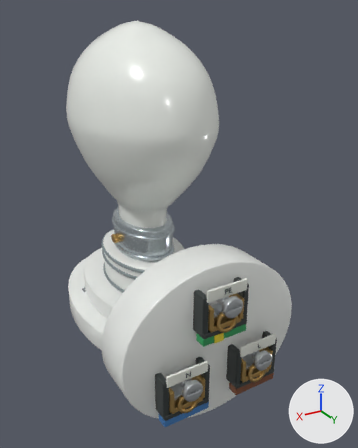
Renders of the glTF model lab/public/models/lamp_bulb.glb from each side of a commit.
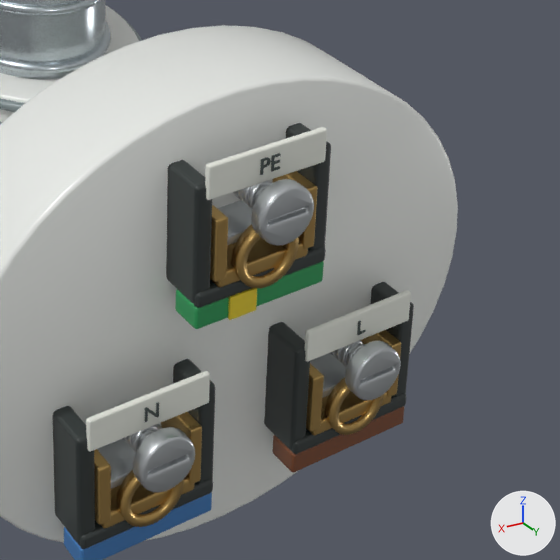
Old and new are each drawn whole from a 50 mm lens placed at (0.614, 1.236, 1.001), pointed at (-0.057, 0.119, 0.443) and again close up on the part from 38% to 91% of the width and 53% to 95% of the height. Arrows for +X, +Y and +Z are at lower right; the lights stay in place. The last two pictures show the newer version. Where no turn or scale is listed for an object, it has been applied to the vertices. Vertices at exactly the same position are counted once.

Objects in the first close-up: 'Moulded terminal legend pad', 'Moulded terminal legend pad.001', 'Moulded terminal legend pad.002', 'detail:terminal-clamp:L · Detail moulded engineering polymer', 'detail:terminal-clamp:N · Detail machined brass', 'detail:terminal-clamp:N · Detail moulded engineering polymer', 'detail:terminal-clamp:N · Detail zinc plated fixing', 'detail:terminal-clamp:PE · Detail machined brass', 'detail:terminal-clamp:PE · Detail moulded engineering polymer', 'detail:terminal-clamp:PE · Detail zinc plated fixing', 'mark:N', 'mark:PE', 'part:pins · Brushed nickel fixings', 'part:terminals · Satin moulded white plastic' and 9 more.
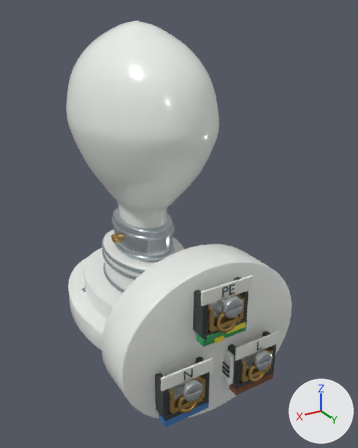
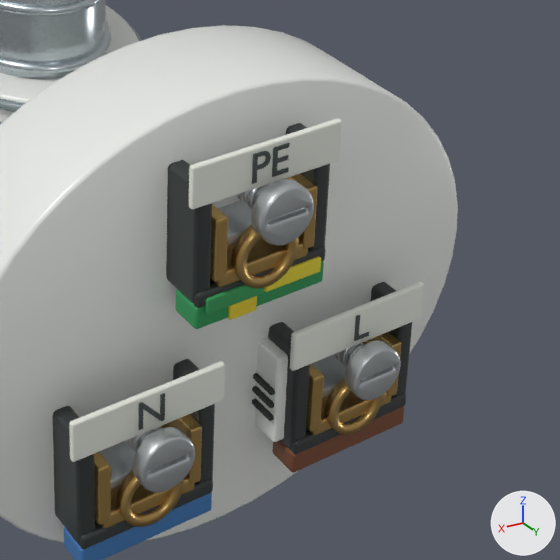
Pixel boxes (x1, y1, x2, y2) of what changed, in the close-ups (560 x 560 px; the box of a moved part takes in the faces that stretch with it):
'Moulded terminal legend pad.002', reshaped (25% wider, 24% taller): before (205, 127, 327, 200); after (189, 118, 342, 209)
'Moulded terminal legend pad.001', reshaped (26% wider, 24% taller): before (86, 371, 210, 452); after (69, 361, 225, 462)
'Moulded terminal legend pad', reshaped (25% wider, 23% taller): before (304, 290, 411, 362); after (290, 282, 424, 371)
'Insulating alignment cheek', added: after (255, 338, 288, 442)
'Protective identification band', added (green): after (203, 284, 264, 314)
'Protective identification band.001', added (yellow): after (264, 257, 321, 292)
'Installation details · Cable-entry elastomer', added: after (252, 373, 275, 421)
part 1 of me_cube_039, moved or reshaped: before (407, 290, 411, 319); after (420, 282, 424, 318)
part 2 of me_cube_039, moved or reshaped: before (305, 295, 410, 362); after (290, 287, 423, 371)
part 3 of me_cube_039, moved or reshaped: before (304, 290, 410, 361); after (290, 282, 423, 370)
part 4 of me_moulded_marking_002, moved or reshaped: before (145, 402, 159, 422); after (139, 393, 165, 430)
part 5 of me_cube_040, moved or reshaped: before (207, 371, 210, 402); after (221, 361, 225, 399)
part 6 of me_cube_040, moved or reshaped: before (88, 376, 209, 452); after (71, 367, 224, 462)
part 7 of me_cube_040, moved or reshaped: before (86, 371, 209, 451); after (69, 361, 224, 461)
part 8 of me_moulded_marking_003, moved or reshaped: before (260, 153, 281, 175); after (252, 143, 290, 184)
part 9 of me_cube_041, moved or reshaped: before (324, 127, 327, 161); after (338, 118, 342, 159)
part 10 of me_cube_041, moved or reshaped: before (206, 132, 326, 200); after (189, 123, 341, 209)
part 11 of me_cube_041, moved or reshaped: before (205, 127, 326, 199); after (189, 118, 341, 208)

Patch to the scene script:
```diff
--- a/lab/public/models/lamp_bulb.glb.py
+++ b/lab/public/models/lamp_bulb.glb.py
@@ me_cube_039 @@
-me_cube_039.from_pydata(...)  # 96 vertices, 188 faces; spans x -0.0575..0.0575, y -0.003..0.003, z -0.0155..0.0155
+me_cube_039.from_pydata(...)  # 96 vertices, 188 faces; spans x -0.0725..0.0725, y -0.003..0.003, z -0.019..0.019
+# me_cube_039 part 1: all 24 vertices in x -0.0575..-0.0555, y -0.003..0.003, z 0.0135..0.0155 are moved by (-0.015, 0.0, 0.0035)
+# me_cube_039 part 2: all 24 vertices in x 0.0555..0.0575, y -0.003..0.003, z -0.0155..-0.0135 are moved by (0.015, 0.0, -0.0035)
+# me_cube_039 part 3: all 24 vertices in x 0.0555..0.0575, y -0.003..0.003, z 0.0135..0.0155 are moved by (0.015, 0.0, 0.0035)
+# other edits to the shape of me_cube_039 do not show in these pictures
 me_cube_039.materials.append(mat_rear_marking_pad_l)
@@ me_moulded_marking_002 @@
-me_moulded_marking_002.from_pydata(...)  # 120 vertices, 236 faces; spans x -0.00646..0.00648, y -0.0006..0.0006, z -0.00615..0.00779
+me_moulded_marking_002.from_pydata(...)  # 120 vertices, 236 faces; spans x -0.01214..0.01218, y -0.0006..0.0006, z -0.01155..0.01467
+# me_moulded_marking_002 part 4: 120 of 120 vertices moved; they spanned x -0.00646..0.00648, y -0.0006..0.0006, z -0.00615..0.00779 and now span x -0.01214..0.01218, y -0.0006..0.0006, z -0.01155..0.01467; mean shift (0.00002, 0.0, 0.00073)
 me_moulded_marking_002.materials.append(mat_rear_terminal_legend)
@@ me_cube_040 @@
-me_cube_040.from_pydata(...)  # 96 vertices, 188 faces; spans x -0.0575..0.0575, y -0.003..0.003, z -0.0155..0.0155
+me_cube_040.from_pydata(...)  # 96 vertices, 188 faces; spans x -0.0725..0.0725, y -0.003..0.003, z -0.019..0.019
+# me_cube_040 part 5: all 24 vertices in x -0.0575..-0.0555, y -0.003..0.003, z 0.0135..0.0155 are moved by (-0.015, 0.0, 0.0035)
+# me_cube_040 part 6: all 24 vertices in x 0.0555..0.0575, y -0.003..0.003, z -0.0155..-0.0135 are moved by (0.015, 0.0, -0.0035)
+# me_cube_040 part 7: all 24 vertices in x 0.0555..0.0575, y -0.003..0.003, z 0.0135..0.0155 are moved by (0.015, 0.0, 0.0035)
+# other edits to the shape of me_cube_040 do not show in these pictures
 me_cube_040.materials.append(mat_rear_marking_pad_n)
@@ me_moulded_marking_003 @@
-me_moulded_marking_003.from_pydata(...)  # 816 vertices, 1628 faces; spans x -0.0097..0.0088, y -0.0006..0.0006, z -0.0062..0.0078
+me_moulded_marking_003.from_pydata(...)  # 816 vertices, 1628 faces; spans x -0.0182..0.0167, y -0.0006..0.0006, z -0.0116..0.0147
+# me_moulded_marking_003 part 8: 816 of 816 vertices moved; they spanned x -0.0097..0.0088, y -0.0006..0.0006, z -0.0062..0.0078 and now span x -0.0182..0.0167, y -0.0006..0.0006, z -0.0116..0.0147; mean shift (0.0012, 0.0, 0.0027)
 me_moulded_marking_003.materials.append(mat_rear_terminal_legend)
@@ me_cube_041 @@
-me_cube_041.from_pydata(...)  # 96 vertices, 188 faces; spans x -0.0575..0.0575, y -0.003..0.003, z -0.0155..0.0155
+me_cube_041.from_pydata(...)  # 96 vertices, 188 faces; spans x -0.0725..0.0725, y -0.003..0.003, z -0.019..0.019
+# me_cube_041 part 9: all 24 vertices in x -0.0575..-0.0555, y -0.003..0.003, z 0.0135..0.0155 are moved by (-0.015, 0.0, 0.0035)
+# me_cube_041 part 10: all 24 vertices in x 0.0555..0.0575, y -0.003..0.003, z -0.0155..-0.0135 are moved by (0.015, 0.0, -0.0035)
+# me_cube_041 part 11: all 24 vertices in x 0.0555..0.0575, y -0.003..0.003, z 0.0135..0.0155 are moved by (0.015, 0.0, 0.0035)
+# other edits to the shape of me_cube_041 do not show in these pictures
 me_cube_041.materials.append(mat_rear_marking_pad_pe)
@@ ob_protective_identification_band_001 @@
+ob_protective_identification_band_001 = bpy.data.objects.new('Protective identification band.001', me_cube_040_1)  # 96 vertices, 188 faces; spans x -0.0285..0.0285, y -0.0045..0.0045, z -0.0075..0.0075; in mat_protective_marker_yellow (yellow #e6d630)
+ob_protective_identification_band_001.location = (-0.029, 0.433, 0.289)
@@ ob_protective_identification_band @@
+ob_protective_identification_band = bpy.data.objects.new('Protective identification band', me_cube_039_1)  # 96 vertices, 188 faces; spans x -0.0285..0.0285, y -0.0045..0.0045, z -0.0075..0.0075; in mat_protective_marker_green (green #339957)
+ob_protective_identification_band.location = (0.029, 0.433, 0.289)
@@ ob_insulating_alignment_cheek @@
+ob_insulating_alignment_cheek = bpy.data.objects.new('Insulating alignment cheek', me_cube_041_1)  # 96 vertices, 188 faces; spans x -0.0095..0.0095, y -0.037..0.037, z -0.046..0.046; in mat_printed_ivory_identification (white #edf0eb)
+ob_insulating_alignment_cheek.location = (-0.04, 0.383, 0.144)
@@ ob_installation_details___cable_entry_elastomer @@
+ob_installation_details___cable_entry_elastomer = bpy.data.objects.new('Installation details · Cable-entry elastomer', me_cube_042)  # 288 vertices, 564 faces; spans x -0.0025..0.0025, y -0.019..0.019, z -0.0025..0.0305; in mat_cable_entry_elastomer (dark grey #303434)
+ob_installation_details___cable_entry_elastomer.location = (-0.029, 0.399, 0.126)
```
